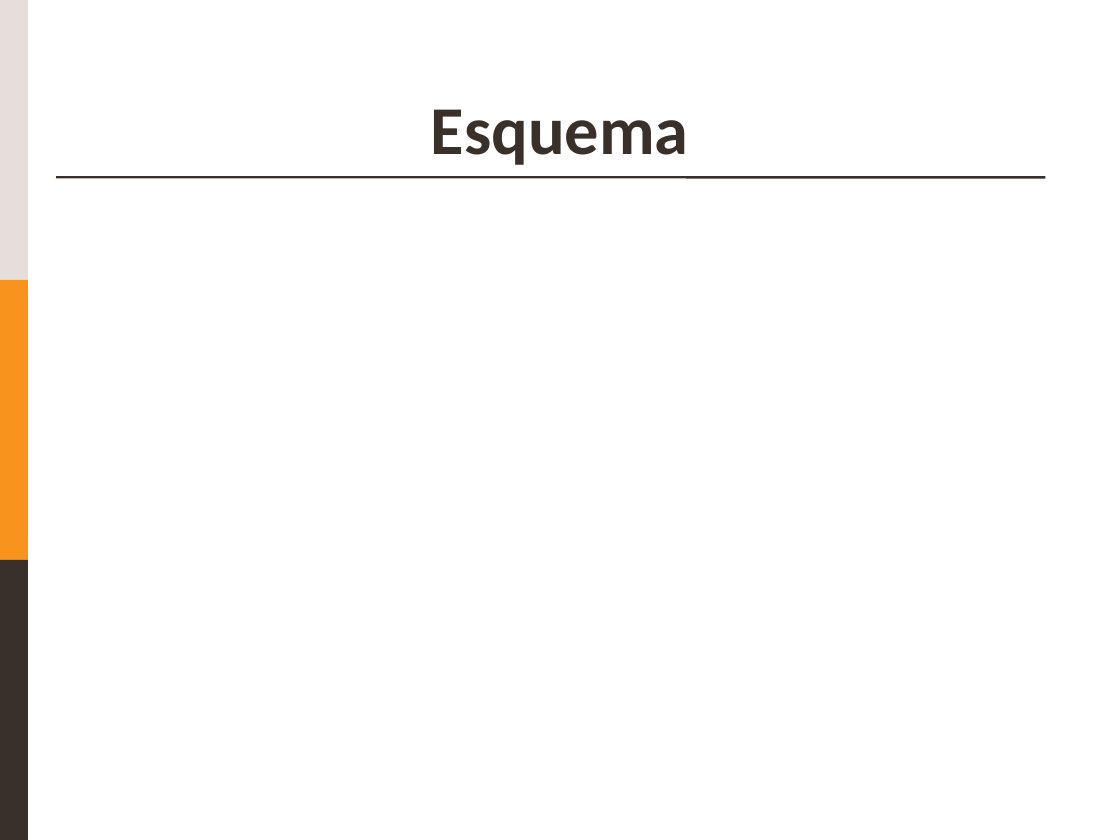
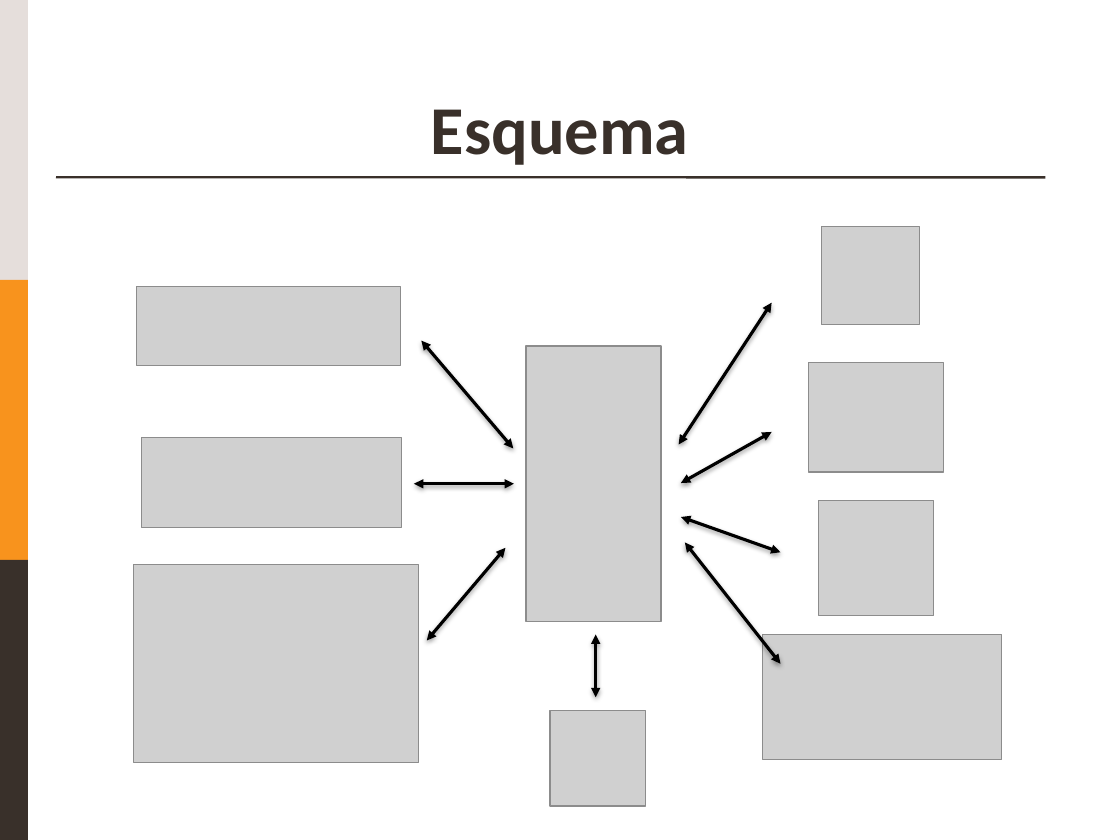
Before and after one commit to egrocha/LEI-1819, a slide deck: slide 6 of Checkpoint 1.pptx. Drawn at 1120x840 pixels with LibreOffice and Linux fonts; fonts in the diff are those of the drawing; grey boxes stand for pictures. Boxes give left, top, right and bottom in pixels: in the first picture for what was removed or moved away, otherwise in the second. Text is boxed around its words. In the diff, an @@ line names an element or a change of style, - is before the commit and + after.

```diff
--- a/Checkpoint 1.pptx
+++ b/Checkpoint 1.pptx
@@ picture added at [822, 227, 920, 325] @@
@@ picture added at [137, 287, 401, 365] @@
@@ double arrow added from (679, 445) to (772, 302), #000000 2 pt @@
@@ double arrow added from (421, 340) to (513, 448), #000000 2 pt @@
@@ picture added at [526, 346, 662, 622] @@
@@ picture added at [809, 363, 944, 472] @@
@@ picture added at [141, 438, 401, 529] @@
@@ double arrow added from (681, 483) to (772, 432), #000000 2 pt @@
@@ double arrow added from (414, 484) to (514, 484), #000000 2 pt @@
@@ picture added at [819, 501, 934, 616] @@
@@ double arrow added from (681, 517) to (781, 552), #000000 2 pt @@
@@ picture added at [134, 564, 419, 763] @@
@@ double arrow added from (427, 641) to (505, 548), #000000 2 pt @@
@@ double arrow added from (685, 542) to (781, 664), #000000 2 pt @@
@@ double arrow added from (596, 697) to (596, 635), #000000 2 pt @@
@@ picture added at [763, 635, 1001, 760] @@
@@ picture added at [550, 710, 645, 805] @@
```
Also in this commit, not shown: 1 other slide changed.
